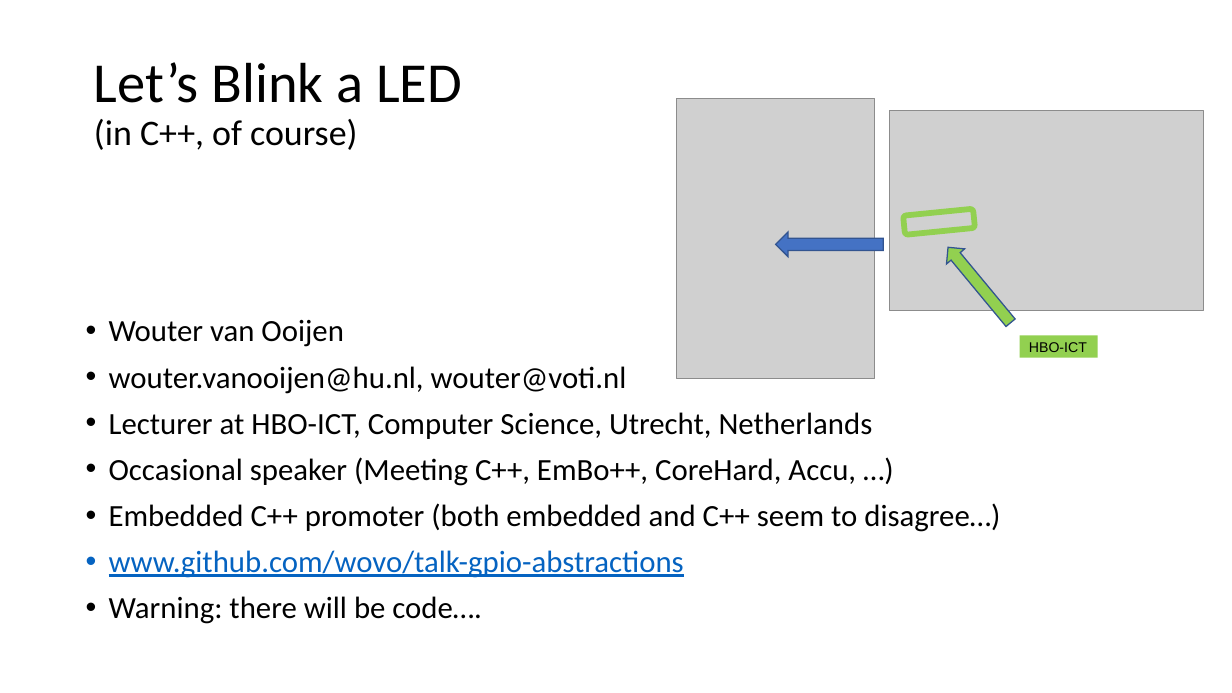
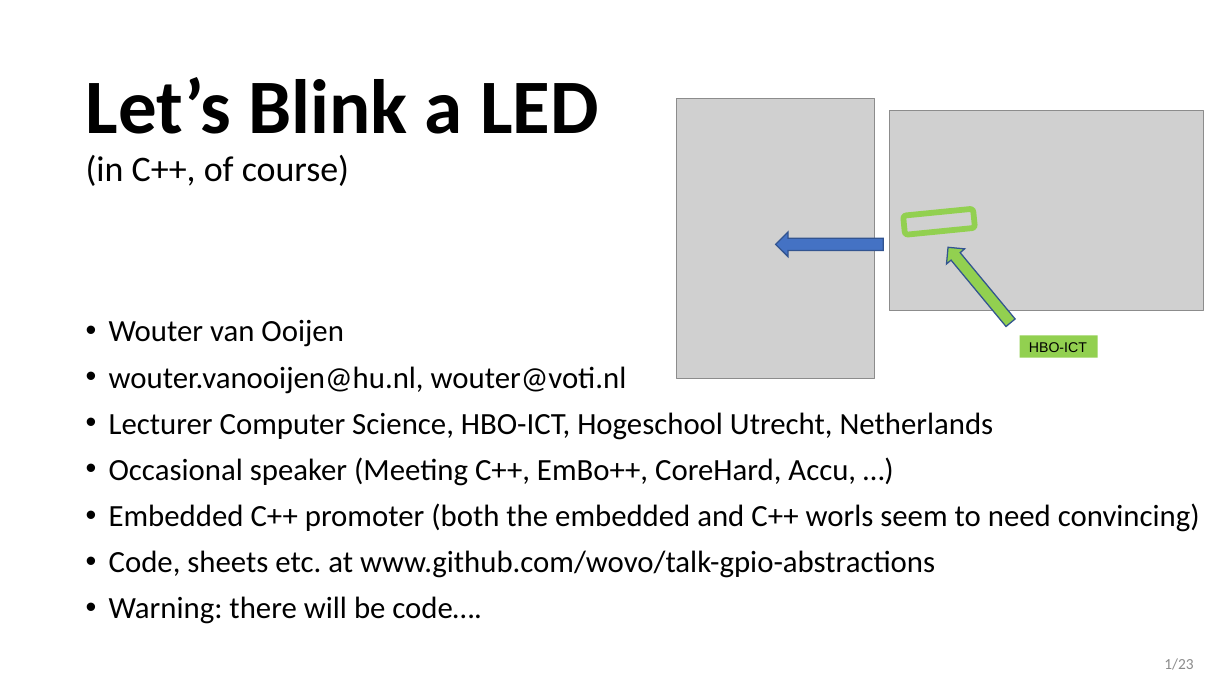
Before and after one commit to wovo/talk-gpio-abstractions, a slide deck: slide 1 of powerpoint/gpio-abstractions.pptx. Drawn at 1232x693 pixels with LibreOffice and Linux fonts; fonts in the diff are those of the drawing; grey boxes stand for pictures. Boxes give left, top, right and bottom in pixels: in the first picture for what was removed or moved away, otherwise in the second. Text is boxed around its words. In the diff, an @@ line names an element or a change of style, - is before the commit and + after.

```diff
--- a/powerpoint/gpio-abstractions.pptx
+++ b/powerpoint/gpio-abstractions.pptx
@@ title "Let’s Blink a LED (in ...": place and size @@
-title "Let’s Blink a LED (in ..." at box(94, 62, 462, 150)
+title "Let’s Blink a LED (in ..." at box(86, 77, 599, 186)
@@ title "Let’s Blink a LED (in ..." at box(86, 77, 599, 186): size 44 to 60 pt, bold on in "Let’s Blink a LED" @@
@@ text at box(109, 412, 994, 440): text changed @@
-• Lecturer at HBO-ICT, Computer Science, Utrecht, Netherlands
+• Lecturer Computer Science, HBO-ICT, Hogeschool Utrecht, Netherlands
@@ text at box(109, 503, 1200, 578): text changed @@
-• Embedded C++ promoter (both embedded and C++ seem to disagree…)
-• www.github.com/wovo/talk-gpio-abstractions
+• Embedded C++ promoter (both the embedded and C++ worls seem to need convincing)
+• Code, sheets etc. at www.github.com/wovo/talk-gpio-abstractions
@@ page number added at box(1164, 658, 1193, 670), 12 pt, text #8C8C8C @@
+1/23
```
Also in this commit, not shown: 22 other slides changed, 2 other files.
